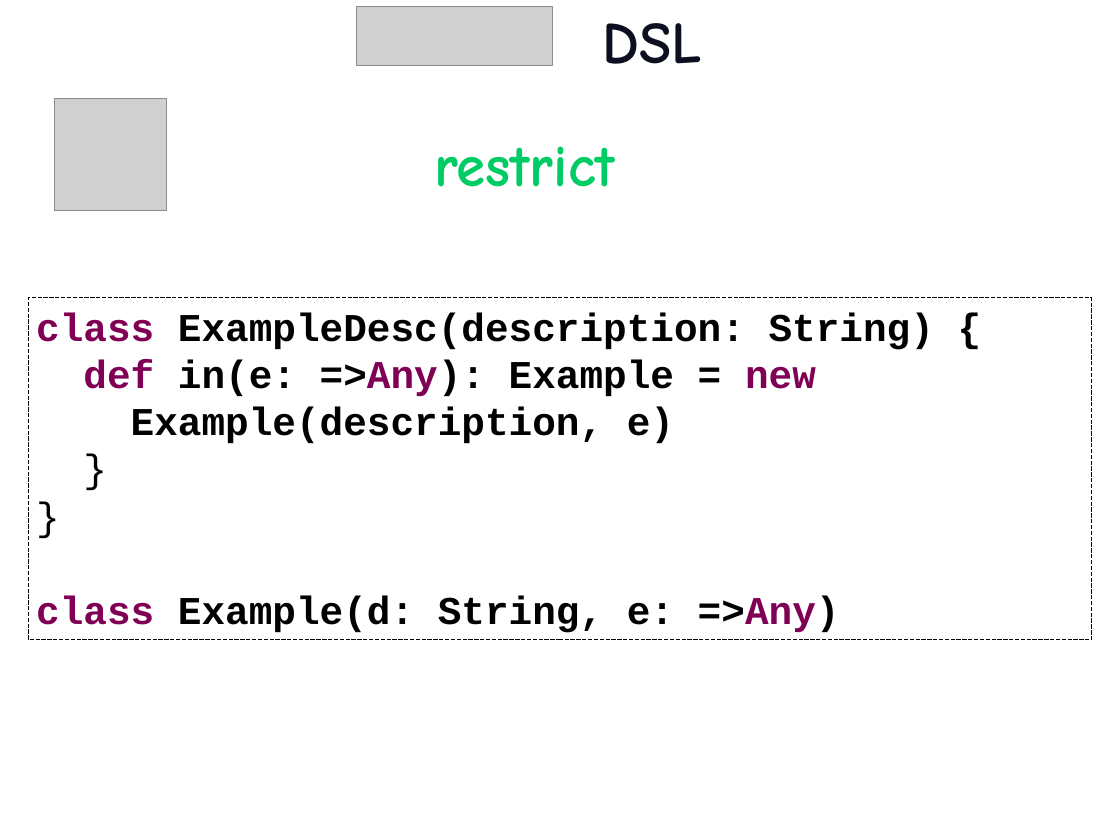
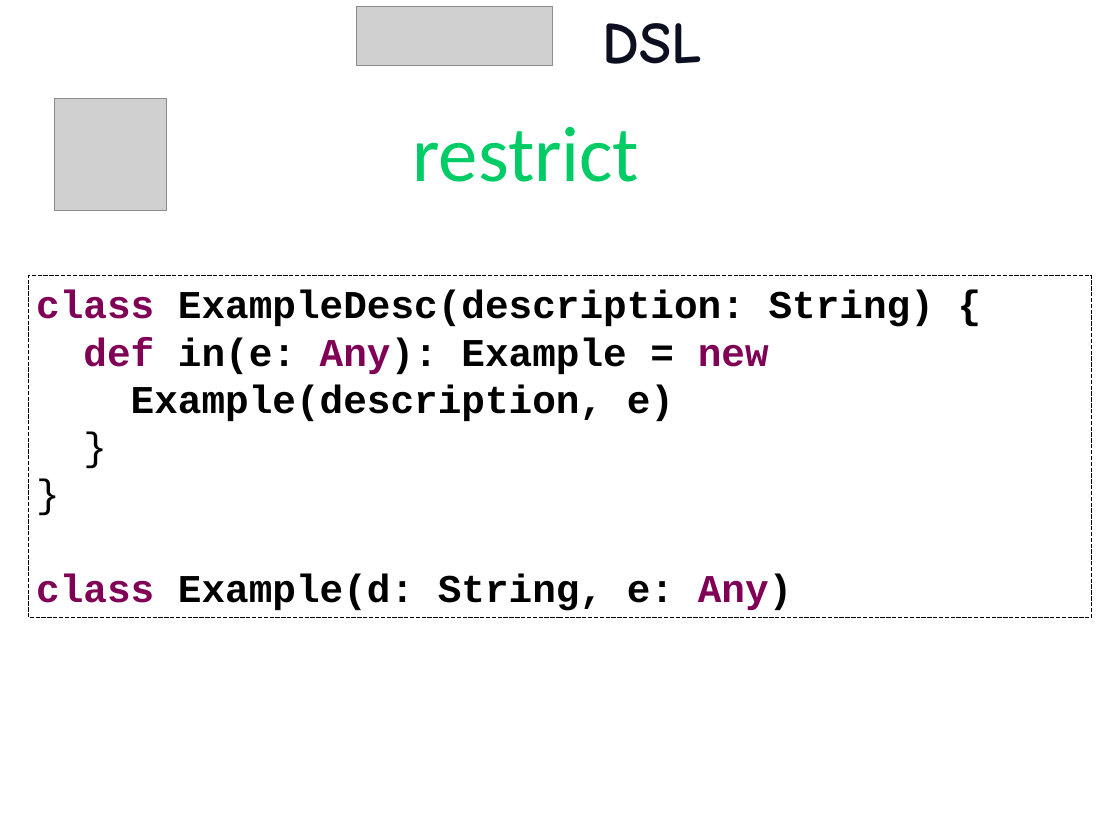
Before and after one commit to etorreborre/oscon-2010, a slide deck: slide 28 of src/main/resources/oscon_2010_specs.pptx (slide 27 before the commit). Drawn at 1120x840 pixels with LibreOffice and Linux fonts; fonts in the diff are those of the drawing; grey boxes stand for pictures; background and template pictures are left out. Boxes give left, top, right and bottom in pixels: in the first picture for what was removed or moved away, otherwise in the second. Text is boxed around its words. In the diff, an @@ line names an element or a change of style, - is before the commit and + after.

```diff
--- a/src/main/resources/oscon_2010_specs.pptx
+++ b/src/main/resources/oscon_2010_specs.pptx
@@ text "restrict": place and size @@
-text "restrict" at (434, 146, 615, 187)
+text "restrict" at (413, 127, 640, 182)
@@ text "restrict" at (413, 127, 640, 182): size 54 to 72 pt, font Comic Neue to Calibri, bold off @@
@@ rectangle "class ExampleDesc(description: String) {": place and size @@
-rectangle "class ExampleDesc(description: String) {" at (28, 298, 1092, 640)
+rectangle "class ExampleDesc(description: String) {" at (28, 276, 1092, 617)
@@ text in rectangle at (83, 337, 769, 375): text changed @@
-def in(e: =>Any): Example = new
+def in(e: Any): Example = new
@@ text in rectangle at (36, 574, 793, 611): text changed @@
-class Example(d: String, e: =>Any)
+class Example(d: String, e: Any)
```
Also in this commit, not shown: 37 other slides changed, 3 slides added, 1 slide removed.
